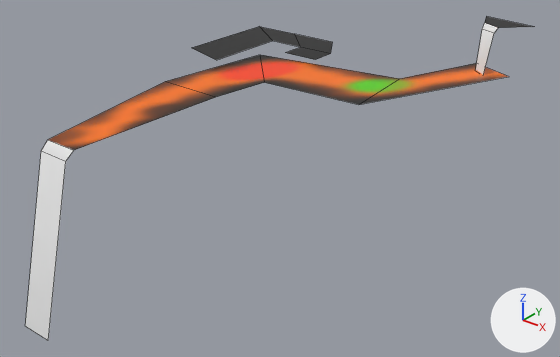
An edit to the Blender file Assets/Art/Headlands/water.blend, drawn before and after from the same camera.
Camera for both pictures: a 50 mm camera at (279.0, -319.0, 138.0) aimed at (46.0, -28.0, -43.0). Every picture has the same lights, and +X, +Y and +Z are marked at lower right. Mesh edges are drawn as thin lines.

Objects in the first picture: 'Water', 'Water.001', 'Water.002'.
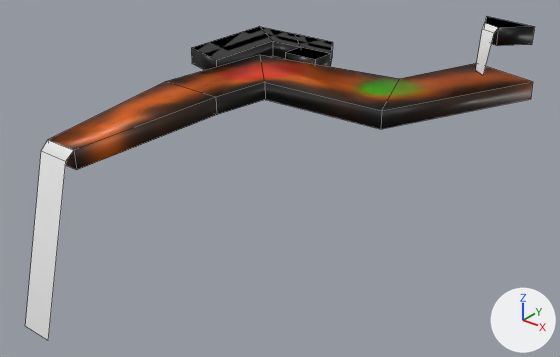
Where the change shows, as pixel boxes (x1, y1, x2, y2) in the pictures (560 x 357 px; the box of a moved part takes in the faces that stretch with it):
'Water Collider.001', added
    after: (48, 55, 533, 170)
'Water', reshaped (not visible afterwards)
    before: (48, 16, 533, 150)
'Water.004', added (black)
    after: (192, 27, 333, 60)
'Water Collider', added (black)
    after: (191, 41, 333, 70)
'Water Collider.002', added (black)
    after: (485, 16, 534, 46)
part 1 of me_plane, deleted (black)
    before: (192, 27, 333, 60)
part 2 of me_plane, deleted
    before: (485, 16, 533, 28)
part 3 of me_plane, moved or reshaped
    before: (260, 55, 509, 105)
    after: (260, 55, 533, 129)

The change, as a list of edits to the scene's bpy script:
```text
Change me_plane:
    used by ob_water; location = (0.0, 0.0, 0.0)
    verts and faces of me_plane; kept vertices keep their numbers, new ones are numbered from 24
    before: 2 (79.0, -5.0, 0.0) at pixel (358, 104), 4 (122.0, 77.0, 2.0) at pixel (509, 76)
    remove me_plane.from_pydata(...)  # 24 vertices, 9 faces; spans x -53.0..125.0, y -126.0..101.0, z -4.0..27.0
    add me_plane.from_pydata(...)  # 10 vertices, 4 faces; spans x -27.0..136.0, y -126.0..89.0, z -4.0..2.0
    me_plane part 1: the loose piece of 10 vertices spanning x -53.0..21.0, y 0.0..73.0, z 2.0 is deleted
    me_plane part 2: the loose piece of 4 vertices spanning x 95.0..125.0, y 81.0..101.0, z 27.0 is deleted
    me_plane part 3
    add verts[2] = (92.0, -5.0, 0.0)  # moved, pixel (381, 110)
    add verts[4] = (136.0, 77.0, 2.0)  # moved, pixel (532, 81)
Add me_oxbow:
    me_oxbow.from_pydata(...)  # 10 vertices, 4 faces; spans x -53.1..20.5, y -0.3..73.1, z 2.2
    me_oxbow.polygons.foreach_set('use_smooth', [True] * 4)
    me_oxbow.materials.append(mat_material)  # picture img_flowtest
Add me_top_lake:
    me_top_lake.from_pydata(...)  # 4 vertices, 1 face; spans x 94.6..125.4, y 81.4..101.1, z 26.8
    me_top_lake.polygons.foreach_set('use_smooth', [True] * 1)
    me_top_lake.materials.append(mat_material)  # picture img_flowtest
Add ob_water_collider:
    ob_water_collider = bpy.data.objects.new('Water Collider', me_oxbow)
    ob_water_collider.parent = ob_water_004
    ob_water_collider.location = (0.0, 0.0, 0.0)
    _m = ob_water_collider.modifiers.new('Solidify', 'SOLIDIFY')
    _m.thickness = 9.97
    _m.nonmanifold_merge_threshold = 0.0003
Add ob_water_004:
    ob_water_004 = bpy.data.objects.new('Water.004', me_oxbow)
    ob_water_004.location = (0.0, 0.0, 0.0)
Add ob_water_collider_002:
    ob_water_collider_002 = bpy.data.objects.new('Water Collider.002', me_top_lake)
    ob_water_collider_002.parent = ob_water_003
    ob_water_collider_002.location = (0.0, 0.0, 0.0)
    _m = ob_water_collider_002.modifiers.new('Solidify', 'SOLIDIFY')
    _m.thickness = 10.0
    _m.nonmanifold_merge_threshold = 0.0003
Add ob_water_003:
    ob_water_003 = bpy.data.objects.new('Water.003', me_top_lake)
    ob_water_003.location = (0.0, 0.0, 0.0)
Add ob_water_collider_001:
    ob_water_collider_001 = bpy.data.objects.new('Water Collider.001', me_plane)
    ob_water_collider_001.parent = ob_water
    ob_water_collider_001.location = (0.0, 0.0, 0.0)
    _m = ob_water_collider_001.modifiers.new('Solidify', 'SOLIDIFY')
    _m.thickness = 10.0
    _m.nonmanifold_merge_threshold = 0.0003
```
